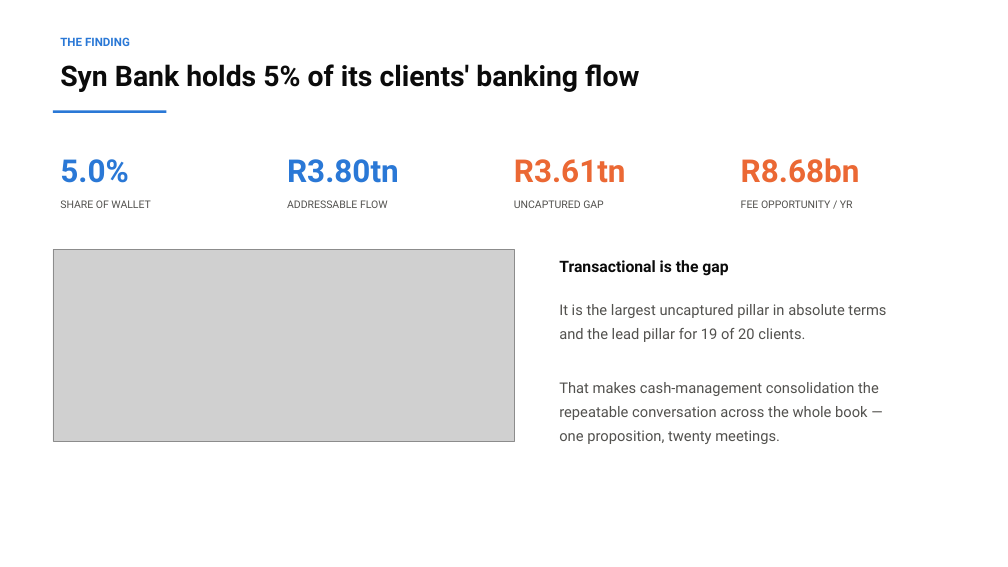
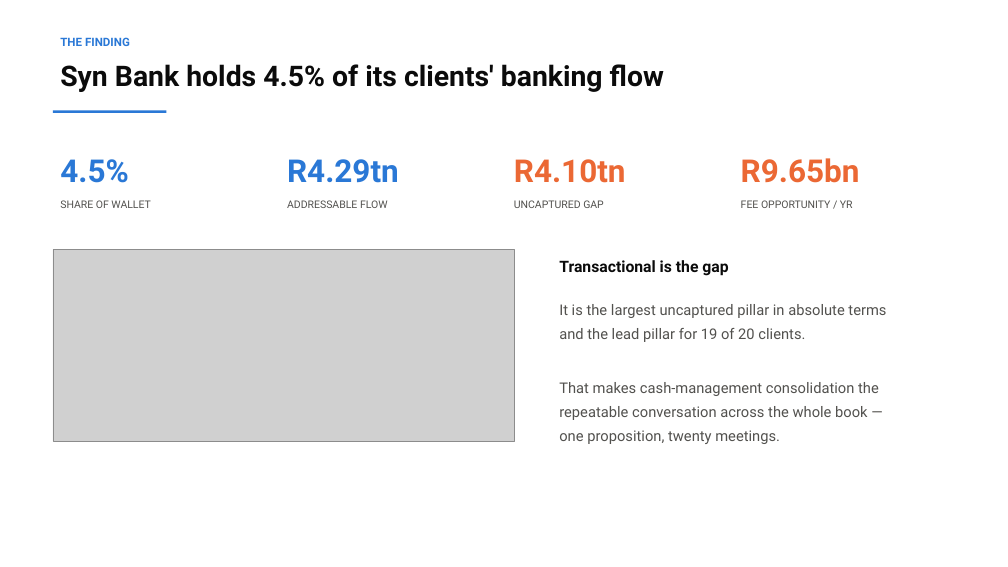
Before and after one commit to GeniusDM/the_independent_variable-standard-bank-hackathon-2026, a slide deck: slide 5 of docs/presentation_deck.pptx. Drawn at 1008x567 pixels with LibreOffice and Linux fonts; fonts in the diff are those of the drawing; grey boxes stand for pictures. Boxes give left, top, right and bottom in pixels: in the first picture for what was removed or moved away, otherwise in the second. Text is boxed around its words. In the diff, an @@ line names an element or a change of style, - is before the commit and + after.

```diff
--- a/docs/presentation_deck.pptx
+++ b/docs/presentation_deck.pptx
@@ text at (x1=60, y1=64, x2=664, y2=92): text changed @@
-Syn Bank holds 5% of its clients' banking flow
+Syn Bank holds 4.5% of its clients' banking flow
@@ text at (x1=60, y1=159, x2=128, y2=183): text changed @@
-5.0%
+4.5%
@@ text at (x1=287, y1=159, x2=399, y2=183): text changed @@
-R3.80tn
+R4.29tn
@@ text at (x1=514, y1=159, x2=626, y2=183): text changed @@
-R3.61tn
+R4.10tn
@@ text at (x1=741, y1=158, x2=860, y2=183): text changed @@
-R8.68bn
+R9.65bn
```
Also in this commit, not shown: 4 other slides changed, 16 other files.
